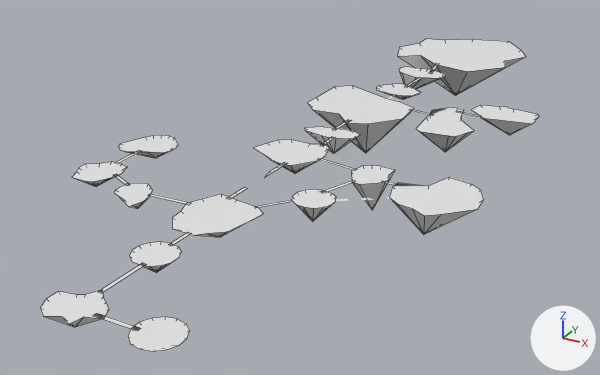
A saved change to the Blender file Assets/Art/Models/Map/MapBase.blend.
Rendered twice from a camera (50 mm lens) standing at (941.0, -1764.0, 793.0) and looking at (-130.0, 183.0, -181.0). The lights are fixed; the arrows at lower right show +X, +Y and +Z. Mesh edges are drawn as thin lines on the coarser meshes.

Names of what the first picture shows: 'Ile0', 'Ile1', 'Ile2', 'Ile2.001', 'Ile2.003', 'Ile2.005', 'Ile2.006', 'Ile2.007', 'Ile2.009', 'Ile2.010', 'Ile2.011', 'Ile2.014', 'Ile3'.
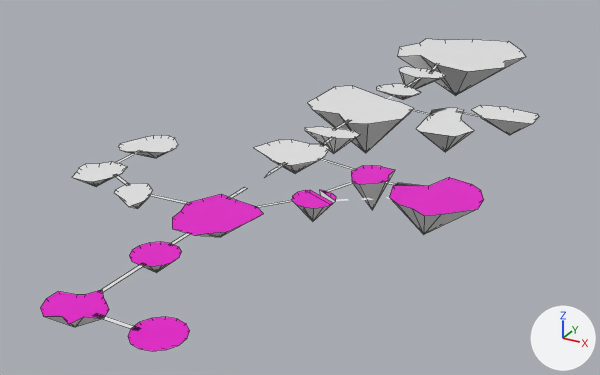
The change in detail:
Material 'sol' (mat_sol) is new.
Its base color is (0.8, 0.0, 0.604) (pink #e700cc).
Material 'tour' (mat_tour) is new.
Its base color is (0.8, 0.8, 0.8) (white #e7e7e7).
me_circle_002 has 15 vertices, 15 faces and spans x -0.97..0.97, y -1.0..1.0, z -0.87..0.0.
me_circle_002 is used by ob_ile2; location (-26.0, -608.0, 0.0); scale (52.0, 52.0, 52.0).
me_circle_002 part 1: the 1 face centred in x 0.0, y 0.0, z 0.0 switches from no material to mat_sol (pink #e700cc).
me_circle_002 now uses material mat_sol (pink #e700cc).
me_circle_002 now uses material mat_tour (white #e7e7e7).
me_circle_008 has 15 vertices, 15 faces and spans x -0.97..0.97, y -1.0..1.0, z -0.65..0.0.
me_circle_008 is used by ob_ile1; location (156.0, -833.0, 0.0); scale (52.0, 52.0, 52.0).
me_circle_008 part 2: the 1 face centred in x 0.0, y 0.0, z 0.0 switches from no material to mat_sol (pink #e700cc).
me_circle_008 now uses material mat_sol (pink #e700cc).
me_circle_008 now uses material mat_tour (white #e7e7e7).
me_circle_019 has 15 vertices, 15 faces and spans x -1.27..1.32, y -1.17..1.14, z -0.72..0.0.
me_circle_019 is used by ob_ile0; location (-26.0, -827.0, 0.0); scale (52.0, 52.0, 52.0).
me_circle_019 part 3: the 1 face centred in x -0.02, y -0.08, z 0.0 switches from no material to mat_sol (pink #e700cc).
me_circle_019 now uses material mat_sol (pink #e700cc).
me_circle_019 now uses material mat_tour (white #e7e7e7).
me_circle_021 has 14 vertices, 14 faces and spans x -0.97..1.03, y -1.12..1.11, z -0.75..0.0.
me_circle_021 is used by ob_ile3; location (-26.0, -401.0, 0.0); scale (90.9, 90.9, 90.9).
me_circle_021 part 4: the 1 face centred in x -0.02, y 0.01, z 0.0 switches from no material to mat_sol (pink #e700cc).
me_circle_021 now uses material mat_sol (pink #e700cc).
me_circle_021 now uses material mat_tour (white #e7e7e7).
me_circle_025 has 14 vertices, 13 faces and spans x -0.97..1.49, y -1.24..1.38, z -0.93..0.01.
me_circle_025 is used by ob_ile2_005; location (345.0, -72.0, 0.0); scale (87.8, 87.8, 87.8).
me_circle_025 part 5: the 1 face centred in x 0.24, y 0.0, z 0.0 switches from no material to mat_sol (pink #e700cc).
me_circle_025 now uses material mat_sol (pink #e700cc).
me_circle_025 now uses material mat_tour (white #e7e7e7).
me_circle_026 is used by ob_ile2_006; location (127.0, -218.0, 0.0); scale (52.0, 52.0, 52.0).
me_circle_026 had 15 vertices, 14 faces and spanned x -0.97..0.97, y -1.0..1.0, z -1.1..0.0.
me_circle_026 now has 18 vertices, 19 faces and spans x -0.97..0.97, y -1.0..1.0, z -1.1..0.0.
Part 6, on me_circle_026:
1 vertex is removed from x -0.43, y 0.9, z 0.0.
6 faces are deleted.
4 vertices are added at (0.25, 0.46, -0.63), (-0.61, 0.76, 0.0), (0.97, 0.0, 0.0), (-0.22, 0.95, 0.0).
3 new faces join them, mat_sol (pink #e700cc).
8 new faces join them, mat_tour (white #e7e7e7).
me_circle_026 now uses material mat_sol (pink #e700cc).
me_circle_026 now uses material mat_tour (white #e7e7e7).
me_circle_036 has 11 vertices, 11 faces and spans x -0.97..0.97, y -1.0..1.48, z -1.8..0.0.
me_circle_036 is used by ob_ile2_009; location (183.0, -41.0, 0.0); scale (52.0, 52.0, 52.0).
me_circle_036 part 7: the 1 face centred in x 0.09, y 0.43, z 0.0 switches from no material to mat_sol (pink #e700cc).
me_circle_036 now uses material mat_sol (pink #e700cc).
me_circle_036 now uses material mat_tour (white #e7e7e7).

Where the change shows, as pixel boxes (x1, y1, x2, y2) in the pictures (600 x 375 px):
'Ile2.006', reshaped: before (292, 189, 336, 221); after (292, 190, 336, 221)
part 1 of me_circle_002, recoloured (white to pink): (129, 242, 181, 266) in both
part 2 of me_circle_008, recoloured (white to pink): (128, 317, 190, 351) in both
part 3 of me_circle_019, recoloured (white to pink): (41, 291, 109, 324) in both
part 4 of me_circle_021, recoloured (white to pink): (172, 194, 263, 235) in both
part 5 of me_circle_025, recoloured (white to pink): (389, 177, 484, 216) in both
part 6 of me_circle_026, built on: before (292, 189, 336, 210); after (292, 190, 336, 209)
part 7 of me_circle_036, recoloured (white to pink): (351, 165, 394, 184) in both
